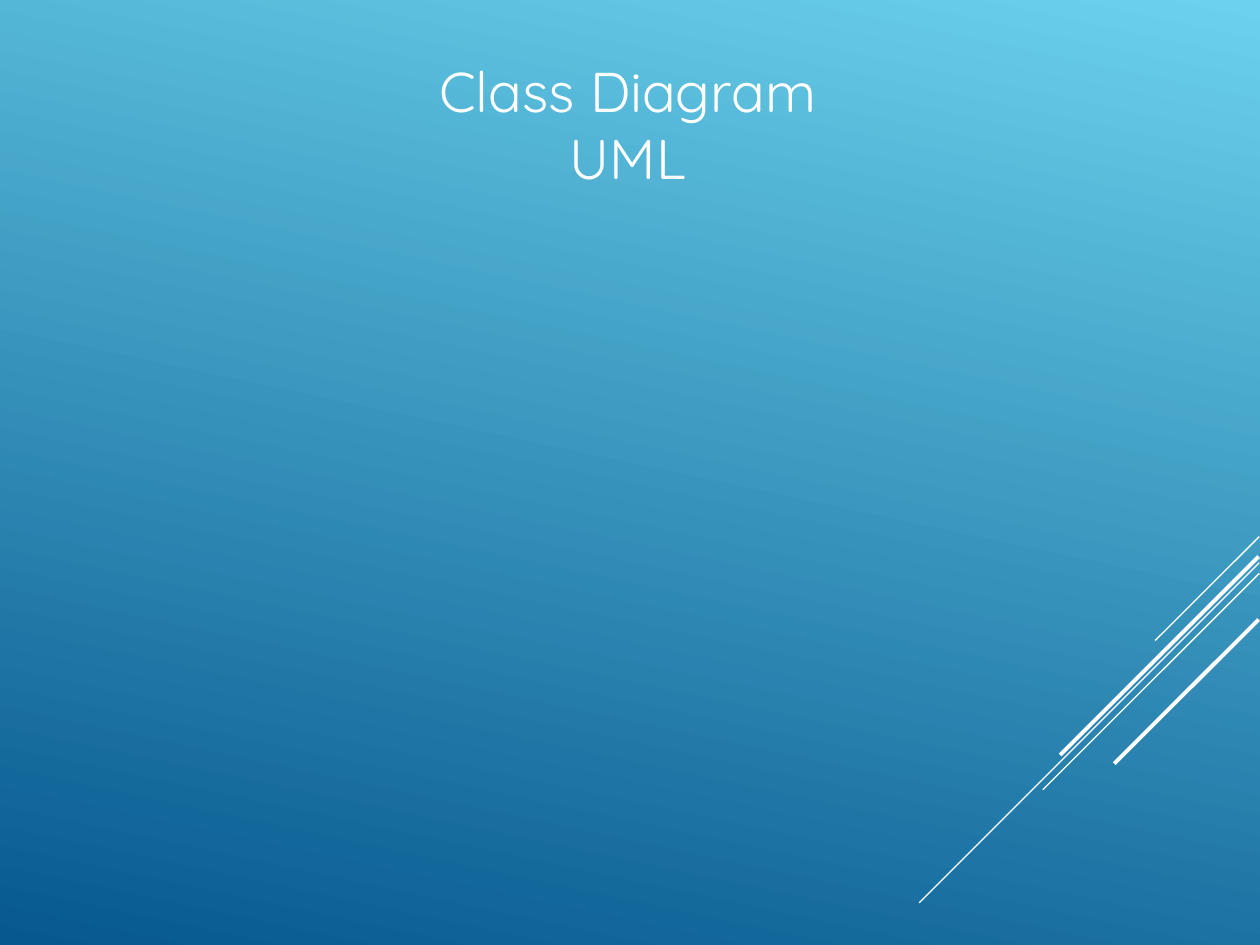
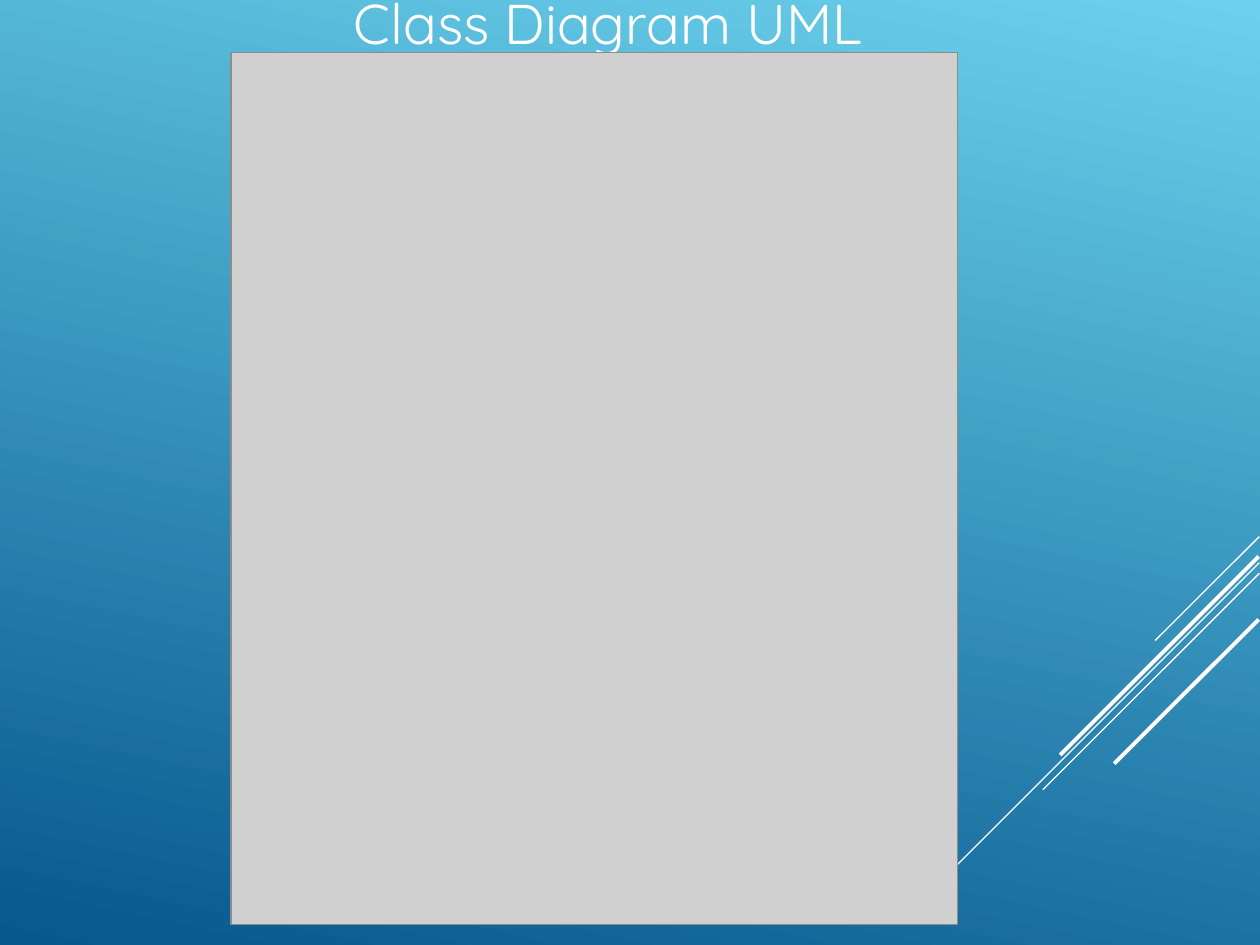
Before and after one commit to Amatarasu/A-Team, a slide deck: slide 30 of Power.Point.Presentation-bk.ppt. Drawn at 1260x945 pixels with LibreOffice and Linux fonts; fonts in the diff are those of the drawing; grey boxes stand for pictures. Boxes give left, top, right and bottom in pixels: in the first picture for what was removed or moved away, otherwise in the second. Text is boxed around its words. In the diff, an @@ line names an element or a change of style, - is before the commit and + after.

Commit message:
powerpoint is finished

```diff
--- a/Power.Point.Presentation-bk.ppt
+++ b/Power.Point.Presentation-bk.ppt
@@ title "Class Diagram UML" rewrapped from (439, 70, 816, 180) to (354, 2, 863, 59) @@
@@ picture added at (231, 53, 958, 925) @@
```
Also in this commit, not shown: 1 other slide changed, 1 other file.
